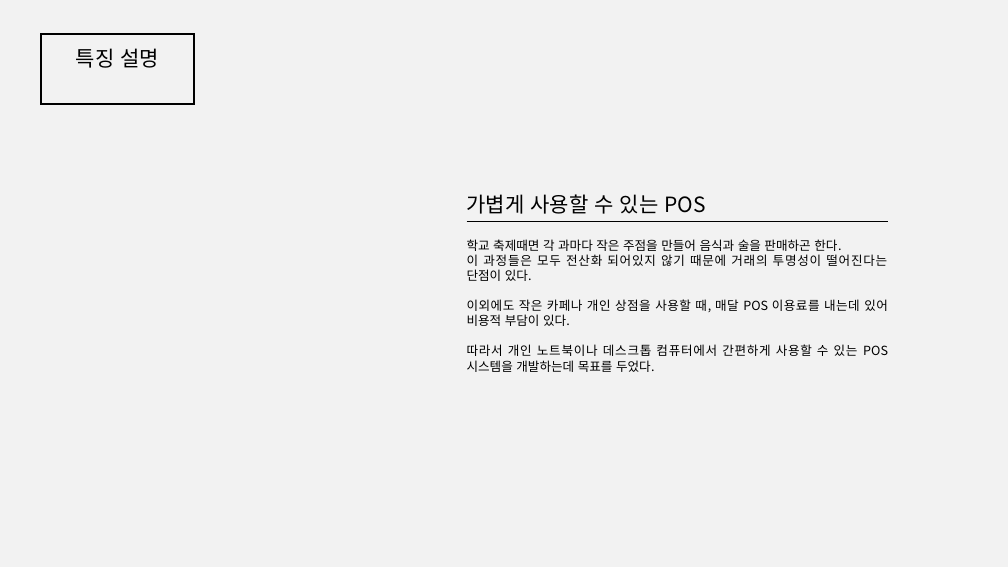
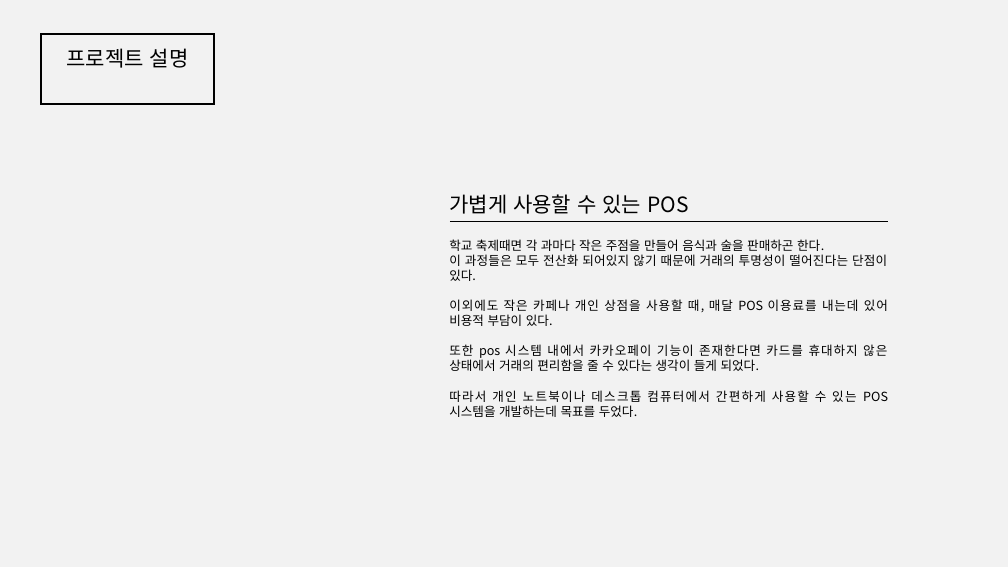
Before and after one commit to elien940318/capstone_POS_csharp, a slide deck: slide 4 of 21324104_2학기캡스톤.pptx (slide 3 before the commit). Drawn at 1008x567 pixels with LibreOffice and Linux fonts; fonts in the diff are those of the drawing. Boxes give left, top, right and bottom in pixels: in the first picture for what was removed or moved away, otherwise in the second. Text is boxed around its words. In the diff, an @@ line names an element or a change of style, - is before the commit and + after.

```diff
--- a/21324104_2학기캡스톤.pptx
+++ b/21324104_2학기캡스톤.pptx
@@ rectangle: place and size @@
-rectangle at box(41, 34, 194, 104)
+rectangle at box(41, 34, 215, 104)
@@ text at box(67, 48, 189, 68): text changed @@
-특징 설명
+프로젝트 설명
@@ text "가볍게 사용할 수 있는 POS": place and size @@
-text "가볍게 사용할 수 있는 POS" at box(467, 194, 705, 214)
+text "가볍게 사용할 수 있는 POS" at box(449, 194, 688, 214)
@@ text "학교 축제때면 각 과마다 작은 ...": place and size @@
-text "학교 축제때면 각 과마다 작은 ..." at box(467, 239, 888, 372)
+text "학교 축제때면 각 과마다 작은 ..." at box(449, 239, 888, 417)
@@ line moved from (467, 222) - (889, 222) to (450, 222) - (888, 222) @@
@@ text at box(449, 344, 887, 371): paragraph added @@
+또한 pos 시스템 내에서 카카오페이 기능이 존재한다면 카드를 휴대하지 않은 상태에서 거래의 편리함을 줄 수 있다는 생각이 들게 되었다.
```
Also in this commit, not shown: 1 other slide changed, 10 slides added, 2 slides removed, 12 other files.
